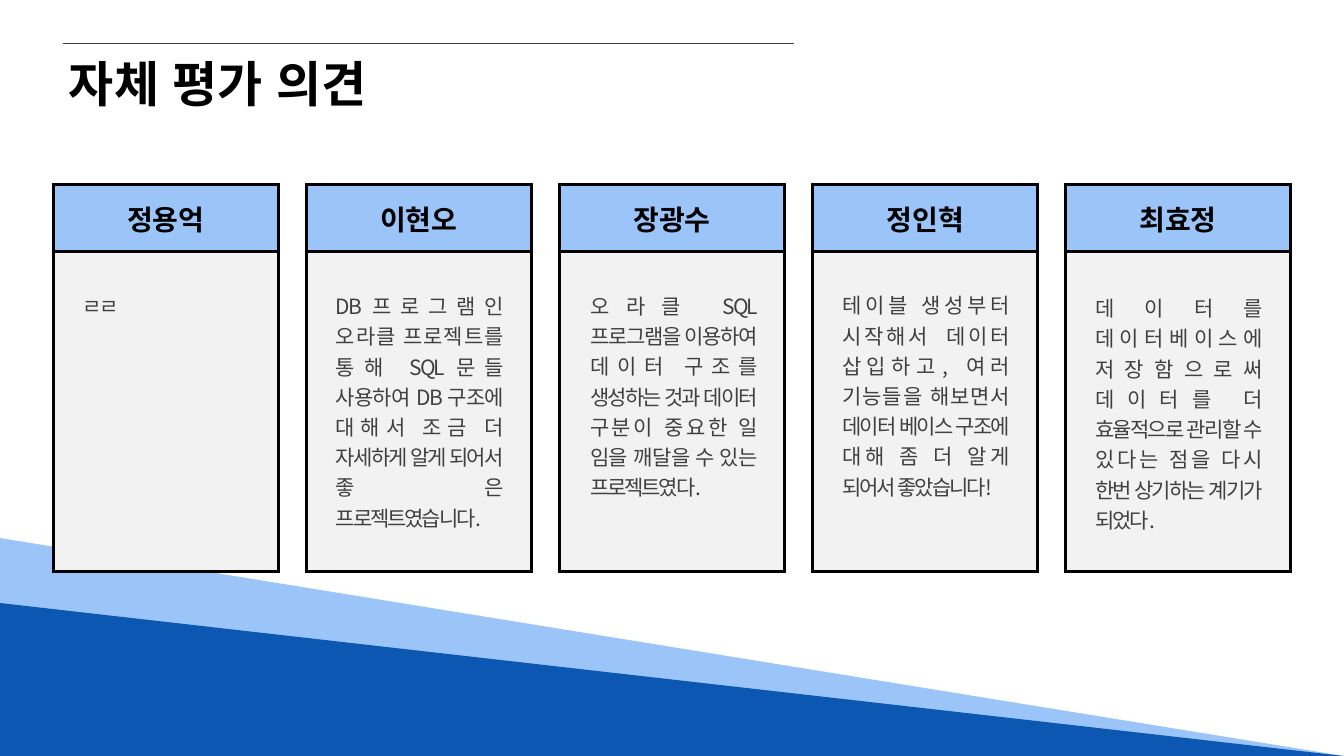
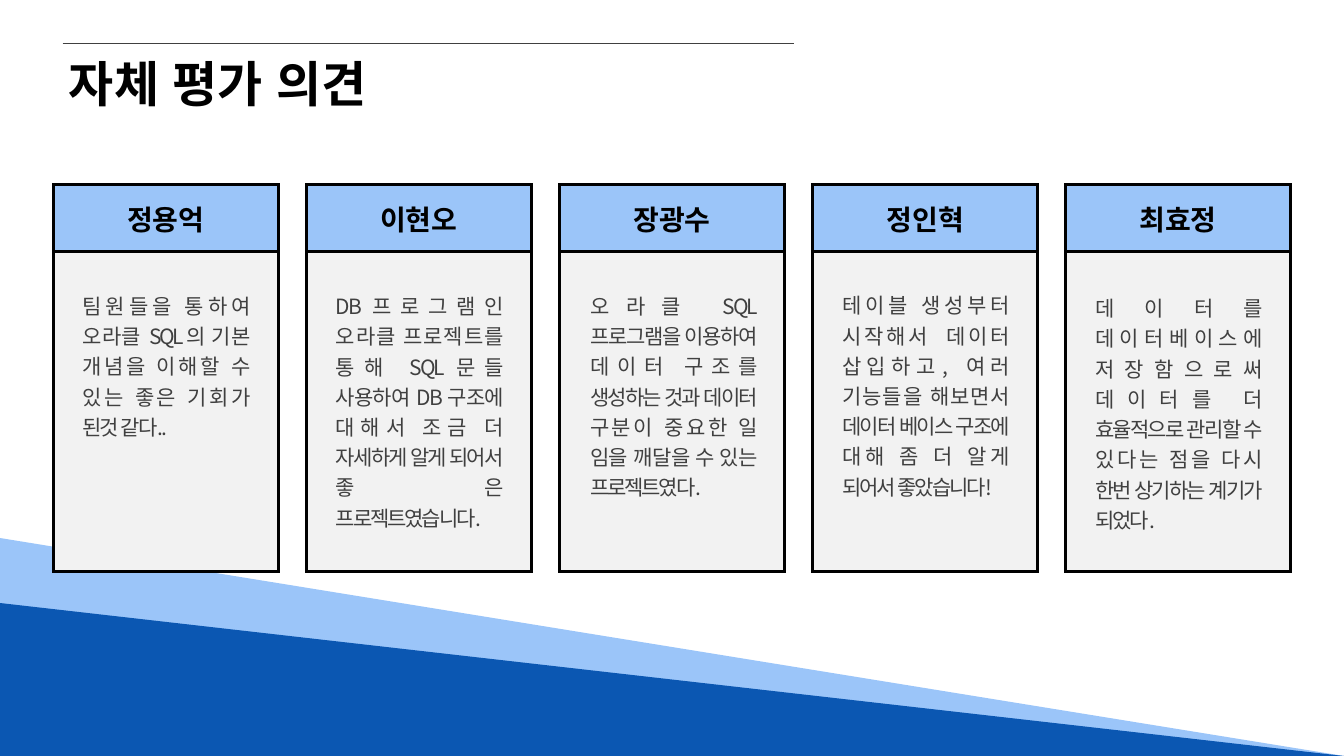
Before and after one commit to Hyno2/SQL-Project, a slide deck: slide 23 of PPT템플릿/오라클(편의점).pptx. Drawn at 1344x756 pixels with LibreOffice and Linux fonts; fonts in the diff are those of the drawing. Boxes give left, top, right and bottom in pixels: in the first picture for what was removed or moved away, otherwise in the second. Text is boxed around its words. In the diff, an @@ line names an element or a change of style, - is before the commit and + after.

```diff
--- a/PPT템플릿/오라클(편의점).pptx
+++ b/PPT템플릿/오라클(편의점).pptx
@@ text at (83, 296, 251, 437): text changed @@
-ㄹㄹ
+팀원들을 통하여 오라클 SQL의 기본 개념을 이해할 수 있는 좋은 기회가 된것 같다..
```
